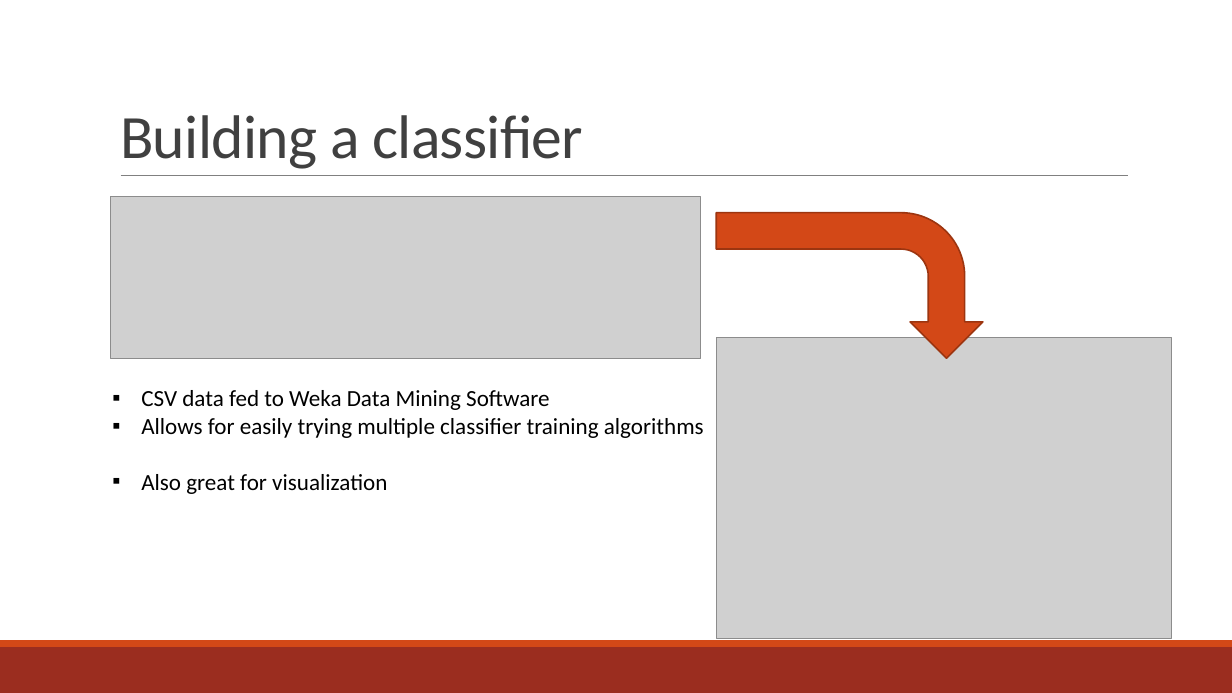
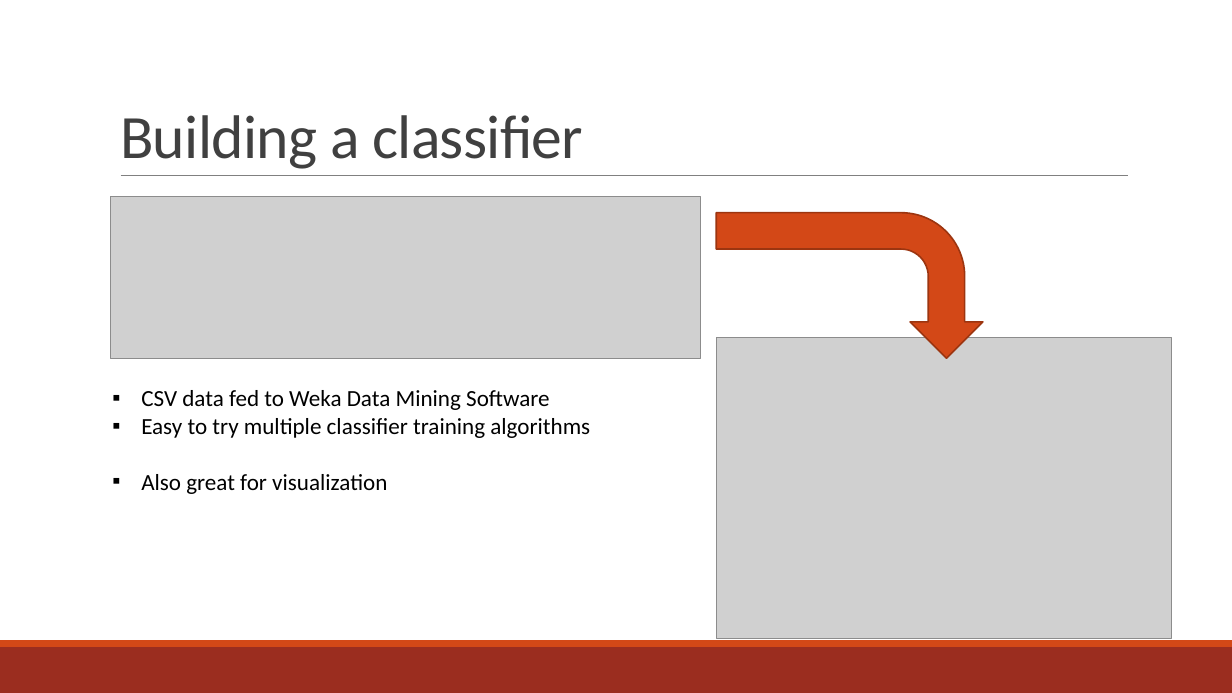
Before and after one commit to Rahazan/AI-BSc-Thesis, a slide deck: slide 25 of presentation/Guido-LV.pptx. Drawn at 1232x693 pixels with LibreOffice and Linux fonts; fonts in the diff are those of the drawing; grey boxes stand for pictures. Boxes give left, top, right and bottom in pixels: in the first picture for what was removed or moved away, otherwise in the second. Text is boxed around its words. In the diff, an @@ line names an element or a change of style, - is before the commit and + after.

Commit message:
Presentation++

```diff
--- a/presentation/Guido-LV.pptx
+++ b/presentation/Guido-LV.pptx
@@ text at [141, 418, 590, 438]: text changed @@
-▪ Allows for easily trying multiple classifier training algorithms
+▪ Easy to try multiple classifier training algorithms
```
Also in this commit, not shown: 2 other slides changed, 1 other file.
